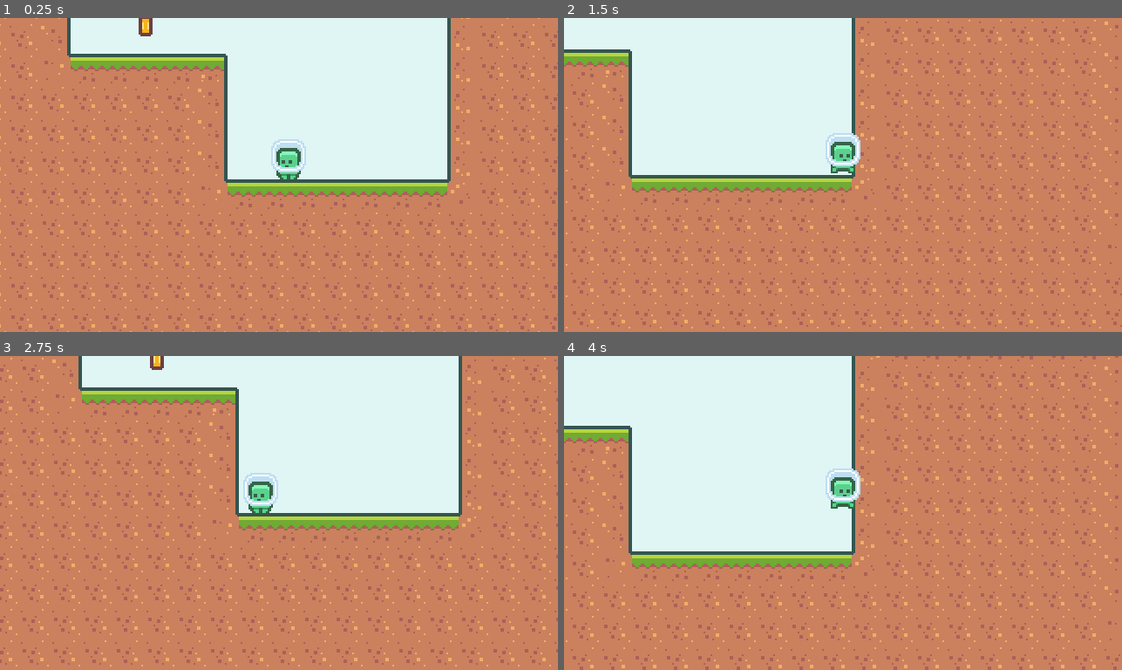
Above: before the commit, frames 1-4 (two rows, left to right).
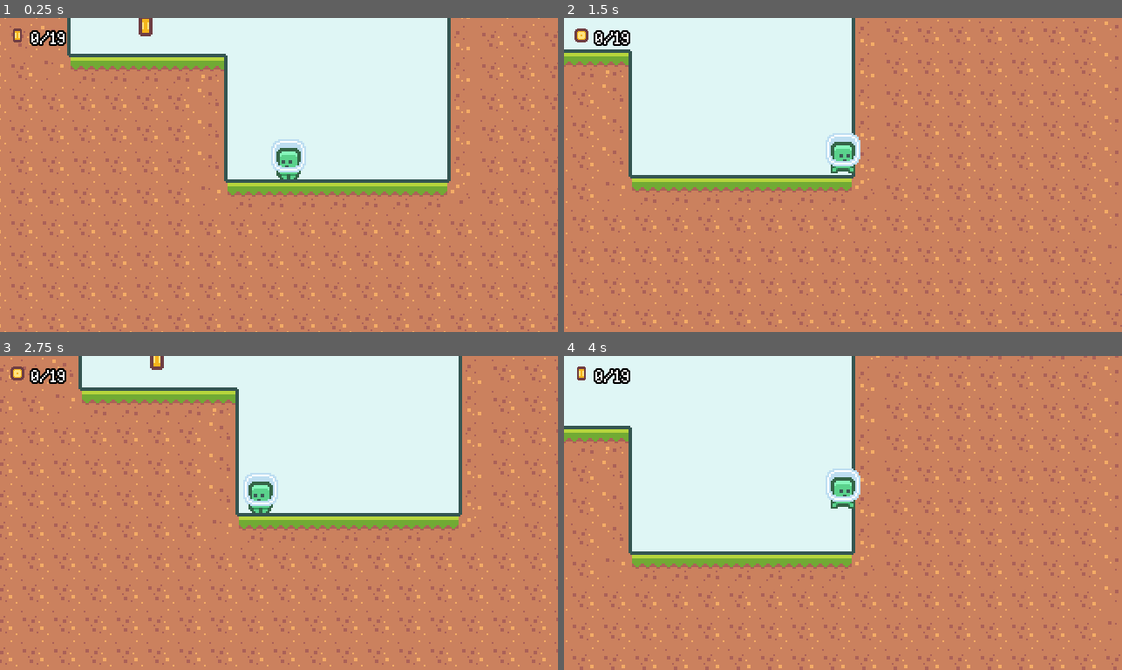
Above: after the commit, the same moments.

Repository: rprav-n/2D-Platformer
Game: Godot game, scene res://scenes/main/main.tscn
The game is run twice, just before and just after one commit, with the same random seed, the same clock (stepped at 60 frames per second) and the same inputs.
Inputs:
- Up to frame 1 (0.25 s): no input
- Up to frame 2 (1.5 s): hold Right (move_right) from 0.53 s (still down); tap Shift (dash) at 0.6, 1.35 s; tap Space (jump) at 0.77 s
- Up to frame 3 (2.75 s): tap Space (jump) at 1.52 s; release Right (move_right) at 2.03 s; hold A (move_left) from 2.03 s (still down); tap Shift (dash) at 2.1 s
- Up to frame 4 (4 s): release A (move_left) at 2.78 s; hold Right (move_right) from 2.78 s (still down); tap Shift (dash) at 2.85, 3.6 s; tap Space (jump) at 3.02, 3.77 s

The runs differ from the first frame. In frame 1, 0.4% of the frame differs, in the area x 2-12%, y 3-9%; in frame 2, 0.4%, in the area x 1-12%, y 3-9%; in frame 3, 0.4%; in frame 4, 0.4%.

Commit message:
Added Level UI

Diff:
--- a/autoloads/game_event.gd
+++ b/autoloads/game_event.gd
@@ -2,3 +2,4 @@
 
 signal player_position(position: Vector2)
 signal player_coin_collect
+signal update_coin_count_ui(total_coins: int, collected_coins: int)
--- /dev/null
+++ b/resources/font.tres
@@ -0,0 +1,6 @@
+[gd_resource type="FontVariation" load_steps=2 format=3 uid="uid://dfb10ikpy7k0i"]
+
+[ext_resource type="FontFile" uid="uid://dgfkmbpqyvqqv" path="res://assets/fonts/BitPotion.ttf" id="1_lhu7w"]
+
+[resource]
+base_font = ExtResource("1_lhu7w")
--- /dev/null
+++ b/resources/theme.tres
@@ -0,0 +1,7 @@
+[gd_resource type="Theme" load_steps=2 format=3 uid="uid://c2d2vxclxkr4l"]
+
+[ext_resource type="FontVariation" uid="uid://dfb10ikpy7k0i" path="res://resources/font.tres" id="1_jbyqk"]
+
+[resource]
+default_font = ExtResource("1_jbyqk")
+Label/fonts/font = ExtResource("1_jbyqk")
--- a/scenes/base_level/base_level.gd
+++ b/scenes/base_level/base_level.gd
@@ -20,6 +20,7 @@
 
 	total_coins = get_tree().get_nodes_in_group("coin").size()
 
+	GameEvent.update_coin_count_ui.emit(total_coins, collected_coins)
 	GameEvent.player_coin_collect.connect(_on_player_coin_collect)
 
 
@@ -37,6 +38,7 @@
 
 func _on_player_coin_collect():
 	collected_coins += 1
+	GameEvent.update_coin_count_ui.emit(total_coins, collected_coins)
 
 
 func _on_player_died():
--- a/scenes/base_level/base_level.tscn
+++ b/scenes/base_level/base_level.tscn
@@ -1,13 +1,16 @@
-[gd_scene load_steps=6 format=3 uid="uid://d5ajpv3xy844"]
+[gd_scene load_steps=7 format=3 uid="uid://d5ajpv3xy844"]
 
 [ext_resource type="PackedScene" uid="uid://iykphy31hsq4" path="res://scenes/camera/game_camera.tscn" id="1_1is6j"]
 [ext_resource type="Script" path="res://scenes/base_level/base_level.gd" id="1_8x3dt"]
+[ext_resource type="PackedScene" uid="uid://d5vkhe7taklk" path="res://scenes/ui/level_ui/level_ui.tscn" id="2_mfxaq"]
 [ext_resource type="PackedScene" uid="uid://7k5ijkik1s61" path="res://scenes/tile_map/tile_map.tscn" id="2_v5qoc"]
 [ext_resource type="PackedScene" uid="uid://bstpklwoknbgg" path="res://scenes/player/player.tscn" id="2_vdke6"]
 [ext_resource type="PackedScene" uid="uid://dv55do2clt8ns" path="res://scenes/flag/flag.tscn" id="4_mmkj8"]
 
 [node name="BaseLevel" type="Node"]
 script = ExtResource("1_8x3dt")
+
+[node name="LevelUI" parent="." instance=ExtResource("2_mfxaq")]
 
 [node name="GameCamera" parent="." instance=ExtResource("1_1is6j")]
 
--- a/scenes/levels/level_001.tscn
+++ b/scenes/levels/level_001.tscn
@@ -8,10 +8,10 @@
 
 [node name="Level001" instance=ExtResource("1_lfl1j")]
 
-[node name="TileMap" parent="." index="1"]
+[node name="TileMap" parent="." index="2"]
 layer_0/tile_data = PackedInt32Array(196614, 65536, 10, 131078, 65536, 9, 196613, 65536, 10, 131077, 65536, 9, 196612,  …(34473 unchanged characters)…
 
-[node name="Flag" parent="." index="2"]
+[node name="Flag" parent="." index="3"]
 position = Vector2(75, -325)
 
 [node name="Enemy" parent="Enemies" index="0" instance=ExtResource("2_8cx2j")]
@@ -148,5 +148,5 @@
 position = Vector2(774, -127)
 rotation = 1.57079
 
-[node name="Player" parent="." index="6"]
+[node name="Player" parent="." index="7"]
 position = Vector2(71, 36)
--- /dev/null
+++ b/scenes/ui/level_ui/level_ui.gd
@@ -0,0 +1,12 @@
+class_name LevelUI
+
+extends CanvasLayer
+
+@onready var coin_label: Label = %CoinLabel
+
+func _ready():
+	GameEvent.update_coin_count_ui.connect(_on_update_coin_count_ui)
+
+
+func _on_update_coin_count_ui(total_coins: int, collected_coins: int):
+	coin_label.text = str(collected_coins, "/", total_coins)
--- /dev/null
+++ b/scenes/ui/level_ui/level_ui.tscn
@@ -0,0 +1,52 @@
+[gd_scene load_steps=6 format=3 uid="uid://d5vkhe7taklk"]
+
+[ext_resource type="Script" path="res://scenes/ui/level_ui/level_ui.gd" id="1_1yq08"]
+[ext_resource type="Theme" uid="uid://c2d2vxclxkr4l" path="res://resources/theme.tres" id="1_srxxj"]
+[ext_resource type="Texture2D" uid="uid://y3jarereh7ly" path="res://assets/coin/tile_0151.png" id="3_31xp8"]
+[ext_resource type="Texture2D" uid="uid://h26ept5gsbci" path="res://assets/coin/tile_0152.png" id="4_a5diq"]
+
+[sub_resource type="AnimatedTexture" id="AnimatedTexture_qd7nb"]
+frames = 2
+speed_scale = 6.0
+frame_0/texture = ExtResource("3_31xp8")
+frame_1/texture = ExtResource("4_a5diq")
+frame_1/duration = 1.0
+
+[node name="LevelUI" type="CanvasLayer"]
+script = ExtResource("1_1yq08")
+
+[node name="MarginContainer" type="MarginContainer" parent="."]
+anchors_preset = 15
+anchor_right = 1.0
+anchor_bottom = 1.0
+grow_horizontal = 2
+grow_vertical = 2
+mouse_filter = 2
+theme = ExtResource("1_srxxj")
+theme_override_constants/margin_left = 4
+theme_override_constants/margin_top = 4
+theme_override_constants/margin_right = 4
+theme_override_constants/margin_bottom = 4
+
+[node name="VBoxContainer" type="VBoxContainer" parent="MarginContainer"]
+layout_mode = 2
+size_flags_vertical = 0
+
+[node name="HBoxContainer" type="HBoxContainer" parent="MarginContainer/VBoxContainer"]
+layout_mode = 2
+size_flags_horizontal = 0
+theme_override_constants/separation = 2
+
+[node name="TextureRect" type="TextureRect" parent="MarginContainer/VBoxContainer/HBoxContainer"]
+custom_minimum_size = Vector2(12, 12)
+layout_mode = 2
+size_flags_vertical = 4
+texture = SubResource("AnimatedTexture_qd7nb")
+expand_mode = 1
+
+[node name="CoinLabel" type="Label" parent="MarginContainer/VBoxContainer/HBoxContainer"]
+unique_name_in_owner = true
+layout_mode = 2
+theme_override_colors/font_outline_color = Color(0, 0, 0, 1)
+theme_override_constants/outline_size = 4
+text = "10/32"
Binary file added: assets/fonts/BitPotion.ttf
Not shown, added: assets/fonts/BitPotion.ttf.import
